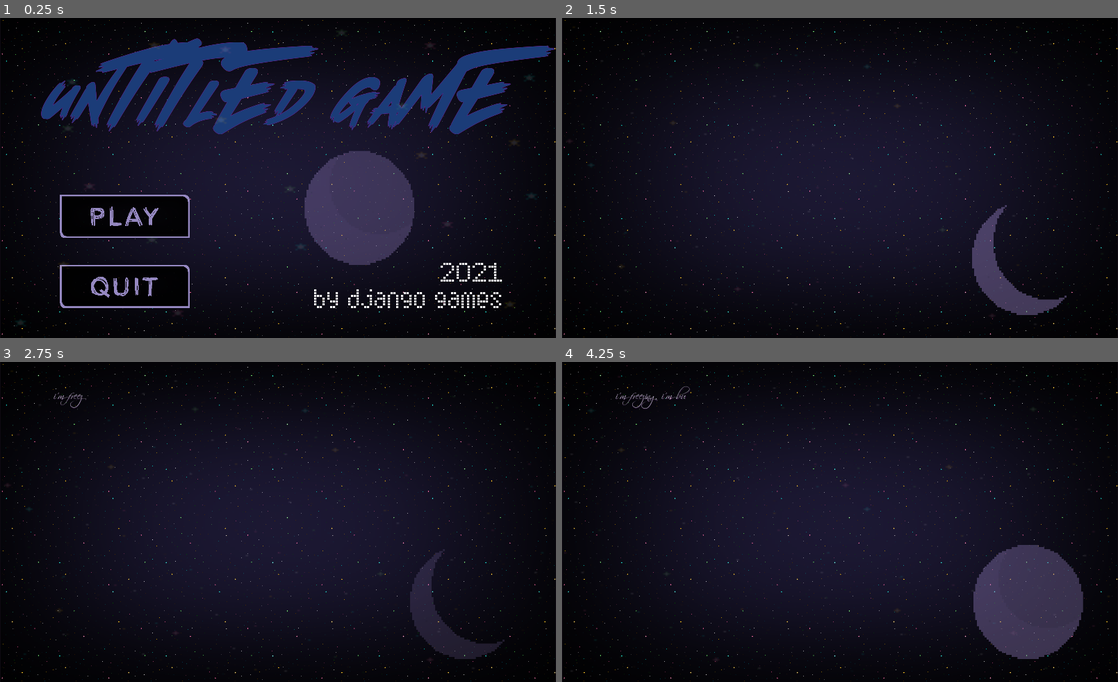
Above: before the commit, frames 1-4 (two rows, left to right).
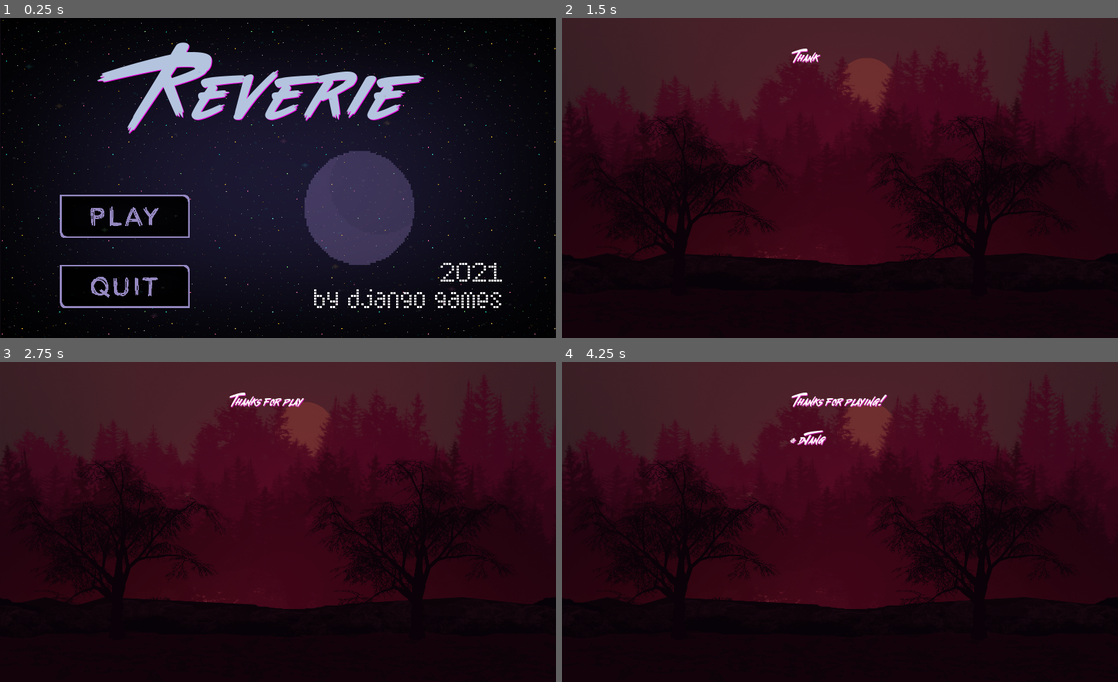
Above: after the commit, the same moments.

Repository: django-games/cgj2021
Game: Godot game, scene res://src/UI/MainMenu.tscn
Two runs of this game, one before a commit and one after it. Both use one fixed random seed, a clock stepped at 60 frames per second and the inputs below. Sound files missing from this copy of the repository are replaced by a short silence.
Inputs (mouse positions are in pixels of both pictures, inside the frame that each line leads up to):
- Up to frame 1 (0.25 s): no input
- Up to frame 2 (1.5 s): click (923, 206) at 0.52 s; click (684, 216) at 1.27 s
- Up to frame 3 (2.75 s): hold Right (ui_right) from 2.03 s (still down)
- Up to frame 4 (4.25 s): release Right (ui_right) at 2.78 s; hold Down (ui_down) 2.78-3.53 s; hold Right (ui_right) from 3.53 s (still down)

The runs differ from the first frame. In frame 1, 12% of the frame differs, in the area x 3-100%, y 3-96%; in frame 2, 69%; in frame 3, 69%; in frame 4, 71%, in the area x 0-100%, y 0-100%.

Commit message:
add title

Diff:
--- a/project/project.godot
+++ b/project/project.godot
@@ -20,9 +20,10 @@
 
 [application]
 
-config/name="CGJ2021"
+config/name="reverie"
+config/description="A game by Django Games for 2021's edition of the Caracas Game Jam (official site for the Global Game Jam). "
 run/main_scene="res://src/UI/MainMenu.tscn"
-config/icon="res://icon.png"
+config/icon="res://Assets/Misc/purple_gem.png"
 
 [display]
 
--- a/project/src/UI/Buttons.gd
+++ b/project/src/UI/Buttons.gd
@@ -9,3 +9,8 @@
 func quit():
 	print("Pressed quit")
 	get_tree().quit()
+
+
+func _on_TextureButton_pressed():
+	print("Pressed the moon")
+	get_tree().change_scene("res://src/Levels/Dawn.tscn")
--- a/project/src/UI/MainMenu.tscn
+++ b/project/src/UI/MainMenu.tscn
@@ -137,14 +137,15 @@
 [node name="Title" type="Label" parent="."]
 anchor_left = 0.5
 anchor_right = 0.5
-margin_left = -558.0
-margin_top = 48.0
-margin_right = 558.0
-margin_bottom = 318.0
+margin_left = -668.0
+margin_top = 32.0
+margin_right = 676.0
+margin_bottom = 302.0
 custom_fonts/font = SubResource( 2 )
-custom_colors/font_color = Color( 0.105882, 0.235294, 0.470588, 1 )
+custom_colors/font_color = Color( 0.705882, 0.768627, 0.87451, 1 )
 custom_colors/font_color_shadow = Color( 0.956863, 0, 0.890196, 1 )
-text = "UNTITLED GAME"
+text = "Reverie"
+align = 1
 __meta__ = {
 "_edit_use_anchors_": false
 }
@@ -154,7 +155,7 @@
 position = Vector2( 668.334, 385.303 )
 scale = Vector2( 5.18081, 3.37841 )
 frames = SubResource( 3 )
-frame = 2
+frame = 1
 playing = true
 __meta__ = {
 "_edit_group_": true,
@@ -169,9 +170,19 @@
 playing = true
 script = ExtResource( 13 )
 
+[node name="TextureButton" type="TextureButton" parent="Moon"]
+margin_left = -277.0
+margin_top = -235.0
+margin_right = 277.0
+margin_bottom = 235.0
+__meta__ = {
+"_edit_use_anchors_": false
+}
+
 [node name="AudioStreamPlayer" type="AudioStreamPlayer" parent="."]
 stream = ExtResource( 14 )
 pitch_scale = 0.5
 autoplay = true
 [connection signal="pressed" from="Buttons/Play" to="Buttons" method="play"]
 [connection signal="pressed" from="Buttons/Quit" to="Buttons" method="quit"]
+[connection signal="pressed" from="Moon/TextureButton" to="Buttons" method="_on_TextureButton_pressed"]
Not shown, changed: README.md
